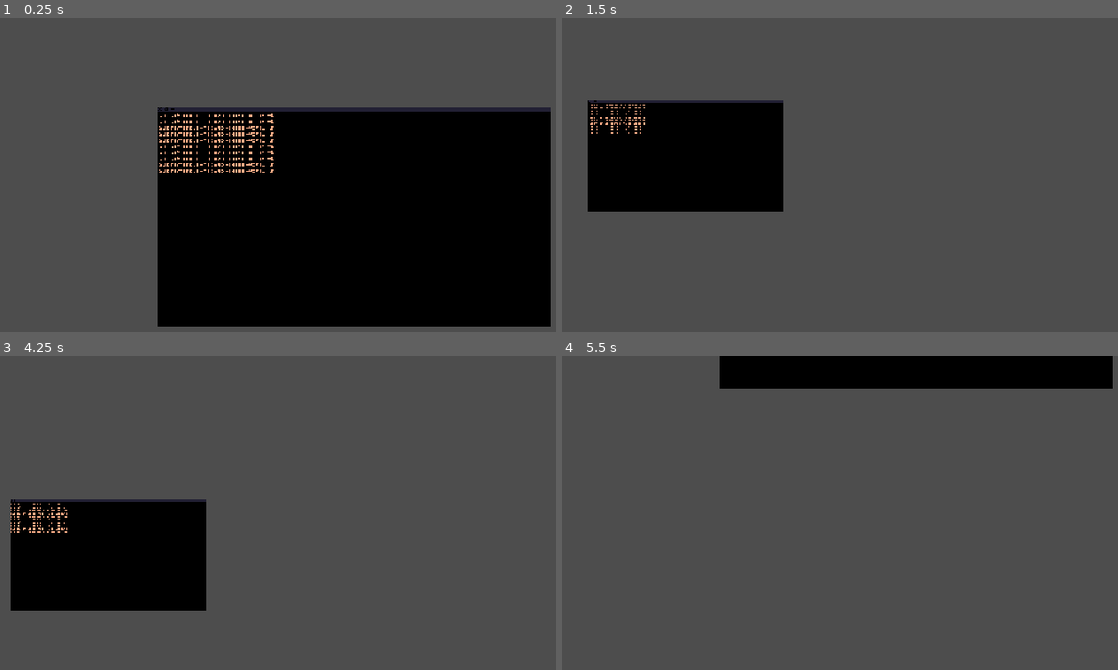
Above: before the commit, frames 1-4 (two rows, left to right).
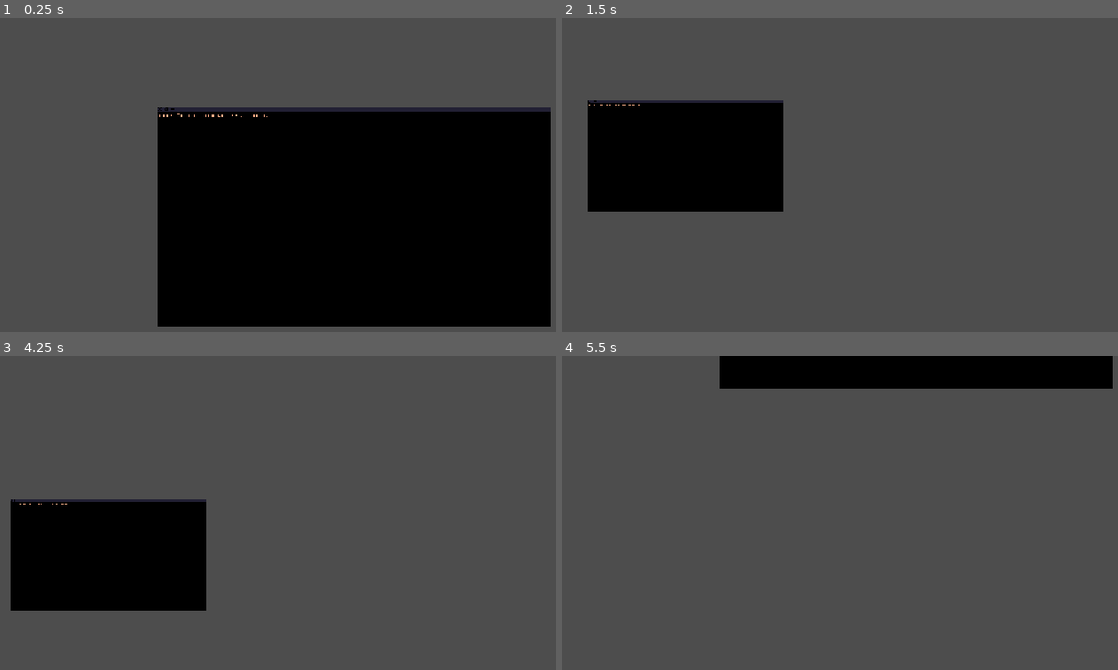
Above: after the commit, the same moments.

Repository: Ranger-Yev/project_sequence
Game: Godot game, scene res://hacking_terminal.tscn
The game is run twice, just before and just after one commit, with the same random seed, the same clock (stepped at 60 frames per second) and the same inputs. This scene is started directly instead of the project's main scene.
Inputs (mouse positions are in pixels of both pictures, inside the frame that each line leads up to):
- Up to frame 1 (0.25 s): no input
- Up to frame 2 (1.5 s): tap Enter (ui_accept) at 0.5, 0.6, 0.77, 1.07 s; move the mouse to (1073, 196) at 0.52 s; hold Right (ui_right) 0.53-1.28 s; move the mouse to (773, 237) at 1.27 s; hold Down (ui_down) from 1.28 s (still down); tap Mouse wheel down (Scroll_Down) at 1.35 s
- Up to frame 3 (4.25 s): tap Enter (ui_accept) at 1.52, 1.55, 1.82, 2.3, 2.75, 2.85, 3.02, 3.32, 3.5, 3.77, 3.8, 4.07 s; move the mouse to (422, 465) at 2.02 s; release Down (ui_down) at 2.03 s; hold Right (ui_right) 2.03-2.78 s; tap Mouse wheel up (Scroll_Up) at 2.1 s; move the mouse to (316, 635) at 2.77 s; hold Up (ui_up) 2.78-3.53 s; move the mouse to (outside the picture) at 3.52 s; hold Left (ui_left) from 3.53 s (still down); tap Mouse wheel down (Scroll_Down) at 3.6 s
- Up to frame 4 (5.5 s): move the mouse to (701, 494) at 4.27 s; tap Mouse wheel up (Scroll_Up) at 4.35 s; tap Enter (ui_accept) at 4.52, 4.55, 4.82, 5.1 s; move the mouse to (951, 553) at 5.02 s; release Left (ui_left) at 5.03 s; hold Down (ui_down) from 5.03 s (still down)

The runs differ from the first frame. In frame 1, 0.9% of the frame differs, in the area x 28-50%, y 30-50%; in frame 2, 0.1%; in frame 3, 0.2%; in frame 4, nothing differs.

Commit message:
Made a few optimisations and wrote out some documentation/comments, some of which detail plans for the hacker node.

Diff:
--- a/Scripts/hacking_terminal.gd
+++ b/Scripts/hacking_terminal.gd
@@ -3,8 +3,8 @@
 @onready var text_engine = $text_engine
 @onready var camera = $Camera2D
 @onready var start_position = $start_of_terminal.global_position + Vector2(0,5)
-var to_do = 0
-var sts = "guest@tinkle-tboard-t415e-wifi1:~$&guest@tinkle-tboard-t415e-wifi1:~$&guest@tinkle-tboard-t415e-wifi1:~$&guest@tinkle-tboard-t415e-wifi1:~$&guest@tinkle-tboard-t415e-wifi1:~$&guest@tinkle-tboard-t415e-wifi1:~$&guest@tinkle-tboard-t415e-wifi1:~$&guest@tinkle-tboard-t415e-wifi1:~$&guest@tinkle-tboard-t415e-wifi1:~$&guest@tinkle-tboard-t415e-wifi1:~$"
+var to_do = 0 # temporary variable for testing, should not be used once terminal is implemented into game.
+var sts = "guest@tinkle-tboard-t415e-wifi1:~$ "
 var color =  Color(0.978, 0.667, 0.521, 1.0)
 
 var cur_zoom = Vector2(1,1)
@@ -12,11 +12,9 @@
 
 func _process(_delta: float) -> void:
 	if to_do == 0:
-		#sts = "Test for tinkle tewxt"
-		# spawn_let(font, string to generate, size (0.0625 is 6x6, 1 is 96x96), start position)
+		#spawn_let(font, string to generate, size (0.0625 is 6x6, 1 is 96x96), start position, color)
 		text_engine.spawn_let(1, sts, 0.0625, start_position, color)
-		#for i in range(35, len(letters.get_children)):
-			#pass
+		type(34, -1)
 		to_do += 1
 
 	if Input.is_action_just_pressed("Scroll_Up") and not cur_zoom > Vector2(5.5,5.5):
@@ -28,9 +26,13 @@
 	#print(cur_zoom)
 	camera.zoom = cur_zoom
 
-func pull_up_monitor():
+func text_hide_unhide(): # might be a bad name, not sure what else to call it though
 	var is_letters_vis = text_engine.get_visibility()
 	if is_letters_vis:
 		text_engine.hide_unhide(0)
 	else:
 		text_engine.hide_unhide(1)
+
+func type(start_index: int, end_index: int):
+	var all_letters = letters.get_children()
+	print(all_letters)
--- a/Scripts/main_office.gd
+++ b/Scripts/main_office.gd
@@ -1,8 +1,10 @@
 extends Node2D
+@onready var cam = $Camera2D
 
 var look_right = false
 var look_left = false
 var mouse_pos
+
 
 # Called when the node enters the scene tree for the first time.
 func _ready() -> void:
@@ -14,14 +16,14 @@
 
 	mouse_pos = get_local_mouse_position()
 
-	if $Camera2D.position.x <= 1:
+	if cam.position.x <= 1:
 		pass
 	elif look_left:
-		$Camera2D.position.x -= 500*delta
-	if $Camera2D.position.x >= 96:
+		cam.position.x -= 500*delta
+	if cam.position.x >= 96:
 		pass
 	elif look_right:
-		$Camera2D.position.x += 500*delta
+		cam.position.x += 500*delta
 	else:
 		pass
 	pass
--- a/Scripts/open_cams.gd
+++ b/Scripts/open_cams.gd
@@ -11,7 +11,7 @@
 # Called every frame. 'delta' is the elapsed time since the previous frame.
 func _process(delta: float) -> void:
 
-	print(cam.position.x)
+	print(cam.position.x) # Make sure to comment this out once it's not needed - YEV
 	if cam_go_right:
 		if cam_pause.time_left != 0:
 			return
--- a/Scripts/text_engine.gd
+++ b/Scripts/text_engine.gd
@@ -42,6 +42,7 @@
 # 3 - 3[0] >>> 1 left, 3[1] >>> 1 right
 var letters_hidden = false
 
+var pos = Vector2.ZERO
 # var dimensions = Vector2(96, 96) # character dimensions
 
 func tinkle_index_finder(arr: Array) -> Array:
@@ -108,7 +109,7 @@
 	return [-1]
 
 func spawn_let(font: int, str_to_convert: String, size: float, start_pos: Vector2, color: Color) -> void: # font = index of font, let = index - 1
-	var pos = start_pos
+	pos = start_pos
 	var arr = []
 	for i in str_to_convert: # lowercase everything
 		arr.append(i.to_lower())
@@ -186,3 +187,6 @@
 			var new_scale = size * Vector2(1,1)
 			new_letter.scale = new_scale
 			new_letter.modulate = color
+
+func get_pos() -> Vector2:
+	return pos
--- a/hacker.gd
+++ b/hacker.gd
@@ -1,5 +1,60 @@
 extends Node2D
+@onready var itself = $"."
+@onready var spt = $spawn_pts_timer # Spawn points timer
+
 var phase = 0 # 0 == <<PREVENTATIVE or BREACHING>>, 1 == <<CORRECTIVE or HACKED>>, 2 <<OFFENSIVE or RETURN_TO_SENDER>>
 # 0 focuses on stopping hackers from even getting into the system,
 # 1 on getting the ones who already broke in out of the system,
 # and 2 on going into the hacker's systems to steal the info back
+var hacker_spawn_points = 0
+var spawn_points_modifier = 1.0
+
+func _process(delta: float) -> void:
+	if spt.is_stopped():
+		spt.start()
+
+
+func _on_spawn_pts_timer_timeout() -> void:
+	if phase == 0:
+		print(hacker_spawn_points)
+		hacker_spawn_points += 100 * spawn_points_modifier
+
+
+#HACKING SIDE-TERMINAL{
+#!!!Hackers >>> Old security systems have made the base vulnerable. You have a side monitor set up to
+#only show the hackers’ progress. Most are bumbling idiots or infighting morons. Some hackers will be
+#emphasized in some way that makes them unique. These are dangerous ones. They deplete data over time.
+#If not dealt with quickly they accumulate and make the data loss faster and make pop ups appear faster.
+#!!!Pop-ups >>> If at least one hacker is in the system, pop-ups will start appearing.
+#They block portions of the hacking terminal but can be closed to make it visible again.
+#!!!Data >>> Over time hackers will extract some data. Doing completely optional minigames will get some back.
+#Be sure not to lose too much or you might have to do over time to get it back.
+#Minigames will include building your firewall, etc, etc…
+
+#Hackers start in the <<Breaching or Preventative>> (the phase for the player).
+#In this phase the guard will have to use preventative measures to stop them from breaking into the system.
+#Hackers will start adding up points every x amount of time. Do minigames that will slow down hacker
+#accumulation of hacker points. There can be multiple hackers up to a maximum number that’s not decided yet.
+
+#Once a timer reaches some decided upon number which will then spawn in an actual
+#hacker inside the hacker terminal.
+
+#This starts the <<Hacked or Corrective>> phase. In this phase the hackers will do 2 things.
+#First and foremost, they will steal a percentage of your total data/data-integrity.
+#The number of hackers will affect drain-rate but I’m unsure on whether or not I want each hacker
+#to steal a fixed amount or have an equation figure out drain rate based on number of hackers.
+#You will have to stay overtime if that number goes down below x [amount of minimum data/data-integrity]
+#which is dependent on difficulty settings. The second action they take is the slow accumulation of pop-ups.
+#The quickness of this is dependent on the amount of hackers who are in the system.
+
+#Pop-ups themselves are not inherently dangerous. Their only ‘goal’ is to block information. The way I want
+#them to work would mean that for high-skilled gameplay pop-ups would only be an inconvenience, rather than
+#a problem that NEEDS to be fixed
+#This might not be feasible for a first-true-game-project.
+
+#Finally, the <<Return_To_Sender or Offensive>> phase. This is an optional phase. It can be done any time when
+#you have less than 100% data/data-integrity. The aim of this phase is to gain any lost data/data-integrity
+#back from the hackers. Doing minigames in this phase will give you back some percentage of data/data-integrity.
+#Overtime will both improve per-minigame gain and also slowly create a gain-rate as time goes on.
+#This is a pure aura/hype moment feature to facilitate “come-backs” and SHOULD be discussed as it could ruin
+#balance if done incorrectly.}
--- a/hacker.tscn
+++ b/hacker.tscn
@@ -4,3 +4,8 @@
 
 [node name="hacker" type="Node2D" unique_id=406843635]
 script = ExtResource("1_ibthl")
+
+[node name="spawn_pts_timer" type="Timer" parent="." unique_id=1750358098]
+wait_time = 0.2
+
+[connection signal="timeout" from="spawn_pts_timer" to="." method="_on_spawn_pts_timer_timeout"]
